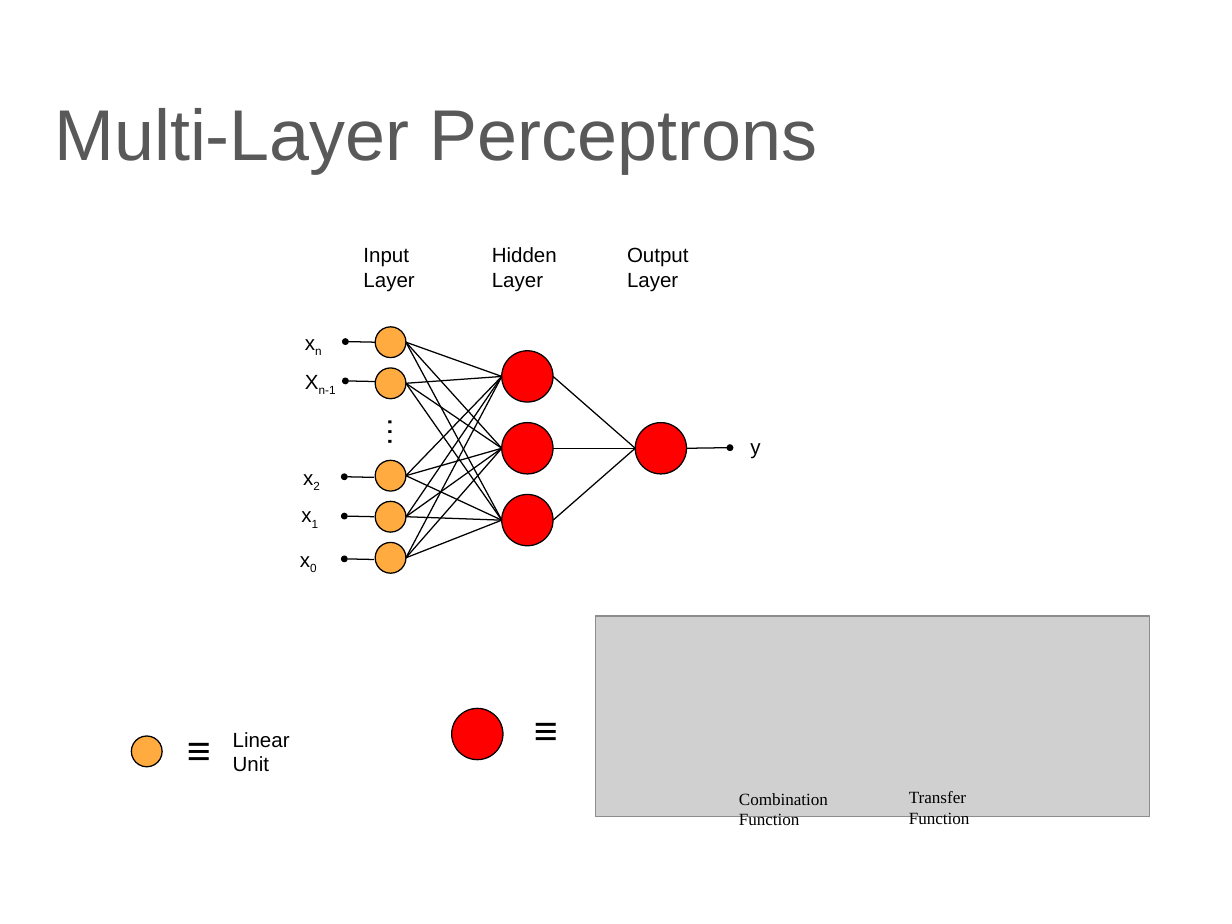
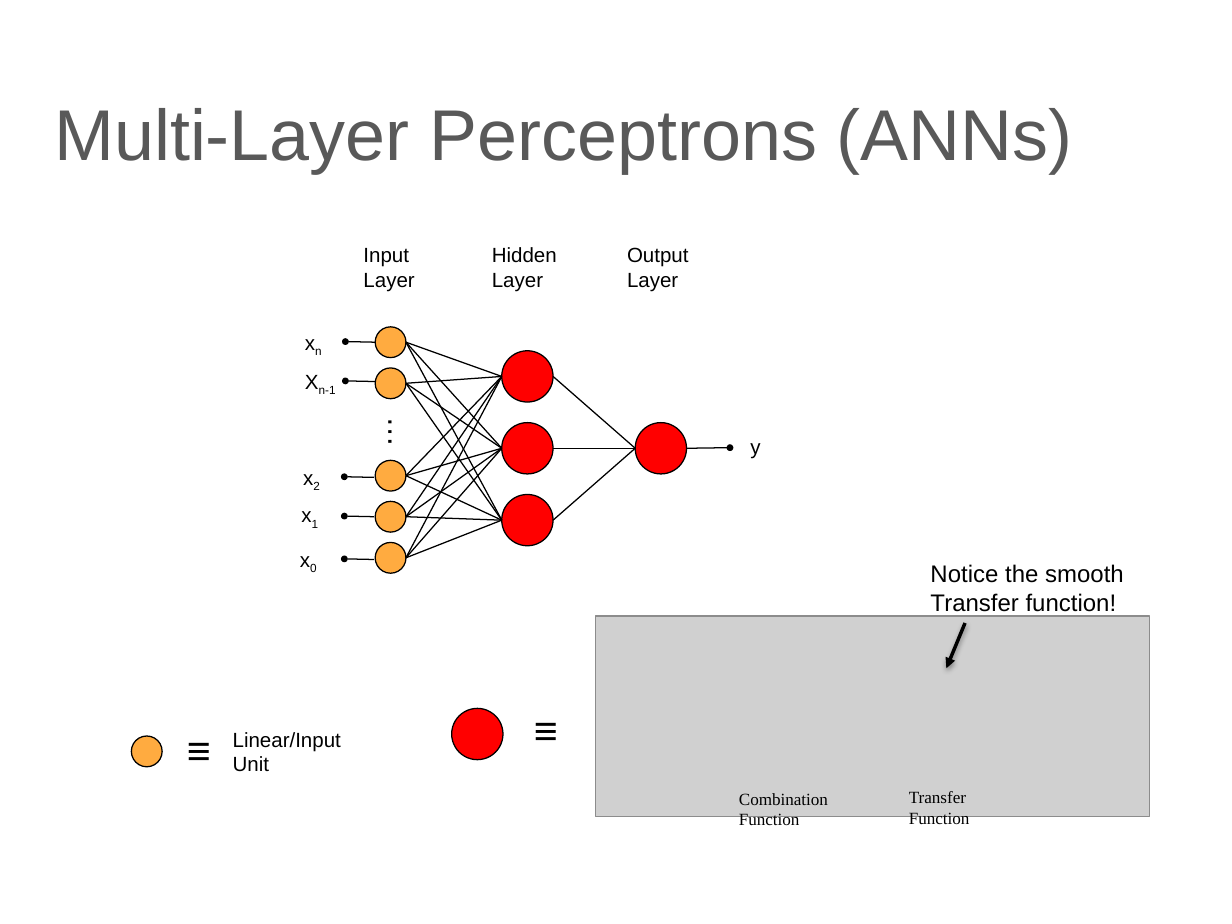
Before and after one commit to lutzhamel/CSC310, a slide deck: slide 9 of notes/14-ANN.pptx. Drawn at 1232x924 pixels with LibreOffice and Linux fonts; fonts in the diff are those of the drawing; grey boxes stand for pictures. Boxes give left, top, right and bottom in pixels: in the first picture for what was removed or moved away, otherwise in the second. Text is boxed around its words. In the diff, an @@ line names an element or a change of style, - is before the commit and + after.

```diff
--- a/notes/14-ANN.pptx
+++ b/notes/14-ANN.pptx
@@ title at (54, 108, 1072, 173): text changed @@
-Multi-Layer Perceptrons
+Multi-Layer Perceptrons (ANNs)
@@ text added at (930, 564, 1124, 617), 14 pt, text #000000 @@
+Notice the smooth
+Transfer function!
@@ arrow added from (965, 623) to (946, 668), #000000 2 pt @@
@@ text at (233, 732, 341, 772): text changed @@
-Linear
-Unit
+Linear/Input
+Unit
```
Also in this commit, not shown: 9 other slides changed, 3 other files.
